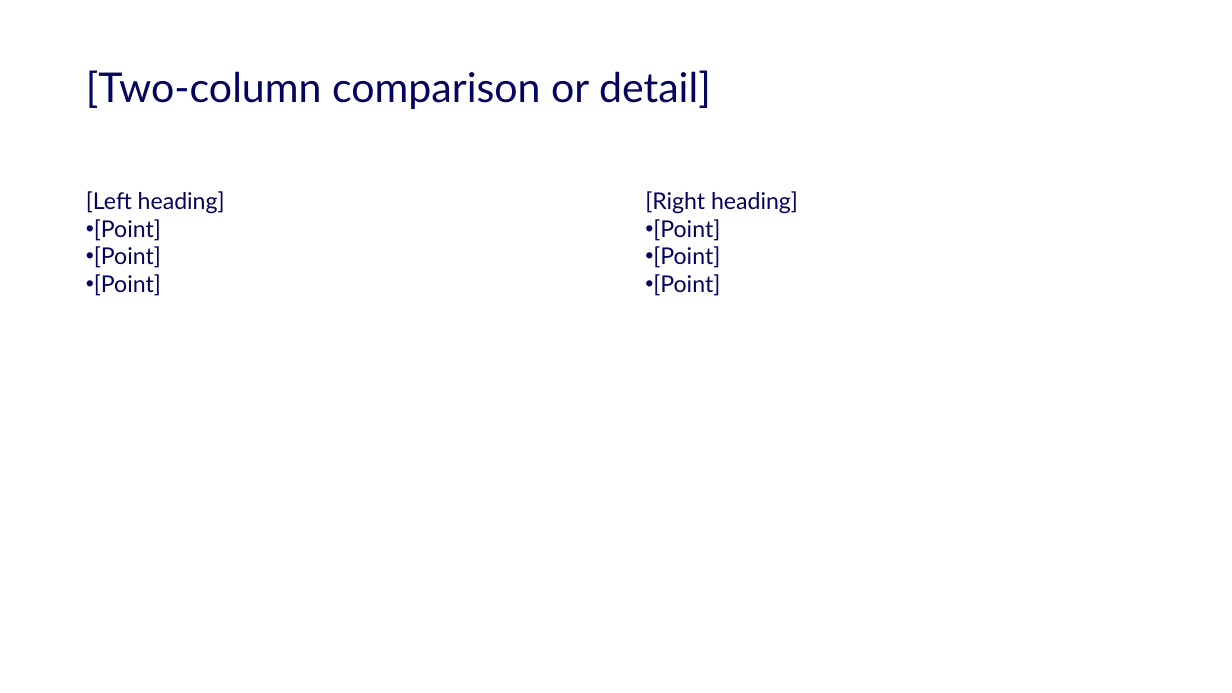
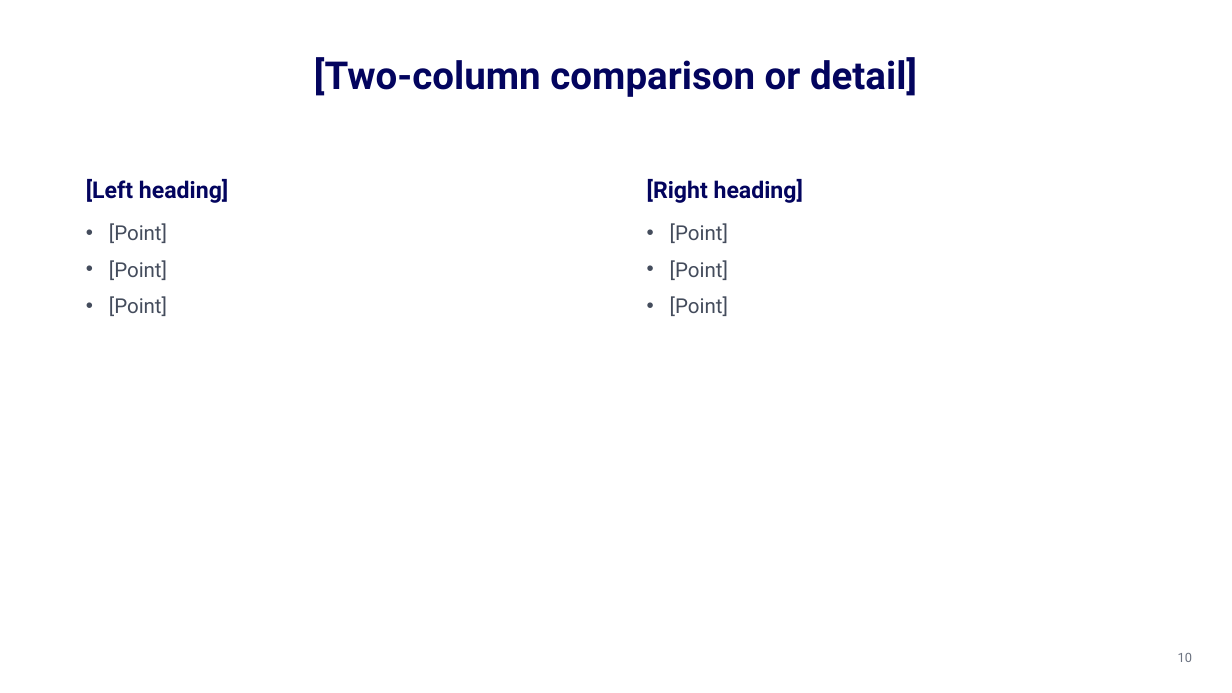
Before and after one commit to accelerate-data/ad-design-system, a slide deck: slide 10 of pitch/Vibedata-Pitch-Template.pptx (slide 9 before the commit). Drawn at 1232x693 pixels with LibreOffice and Linux fonts; fonts in the diff are those of the drawing; background and template pictures are left out. Boxes give left, top, right and bottom in pixels: in the first picture for what was removed or moved away, otherwise in the second. Text is boxed around its words. In the diff, an @@ line names an element or a change of style, - is before the commit and + after.

```diff
--- a/pitch/Vibedata-Pitch-Template.pptx
+++ b/pitch/Vibedata-Pitch-Template.pptx
@@ title "[Two-column comparison or detail]": place and size @@
-title "[Two-column comparison or detail]" at (86,70,711,109)
+title "[Two-column comparison or detail]" at (314,57,917,97)
@@ title "[Two-column comparison or detail]" at (314,57,917,97): size 32 to 30 pt, font Lato to Roboto, bold on; alignment left to centre @@
@@ text "[Left heading]": place and size @@
-text "[Left heading]" at (86,191,225,296)
+text "[Left heading]" at (86,179,228,316)
@@ text "[Left heading]" at (86,179,228,316): font Lato to Roboto; bold on in "[Left heading]"; size 18 to 16 pt, text colour #03045E to #444C5C in "[Point]", "[Point]", "[Point]"; indent changed; more space between paragraphs @@
@@ text "[Right heading]": place and size @@
-text "[Right heading]" at (645,191,798,296)
+text "[Right heading]" at (647,179,803,316)
@@ text "[Right heading]" at (647,179,803,316): font Lato to Roboto; bold on in "[Right heading]"; size 18 to 16 pt, text colour #03045E to #444C5C in "[Point]", "[Point]", "[Point]"; indent changed; more space between paragraphs @@
@@ page number added at (1178,653,1192,662), 10 pt, text #6B7280 @@
+10
```
Also in this commit, not shown: 15 other slides changed, 1 slide added.
